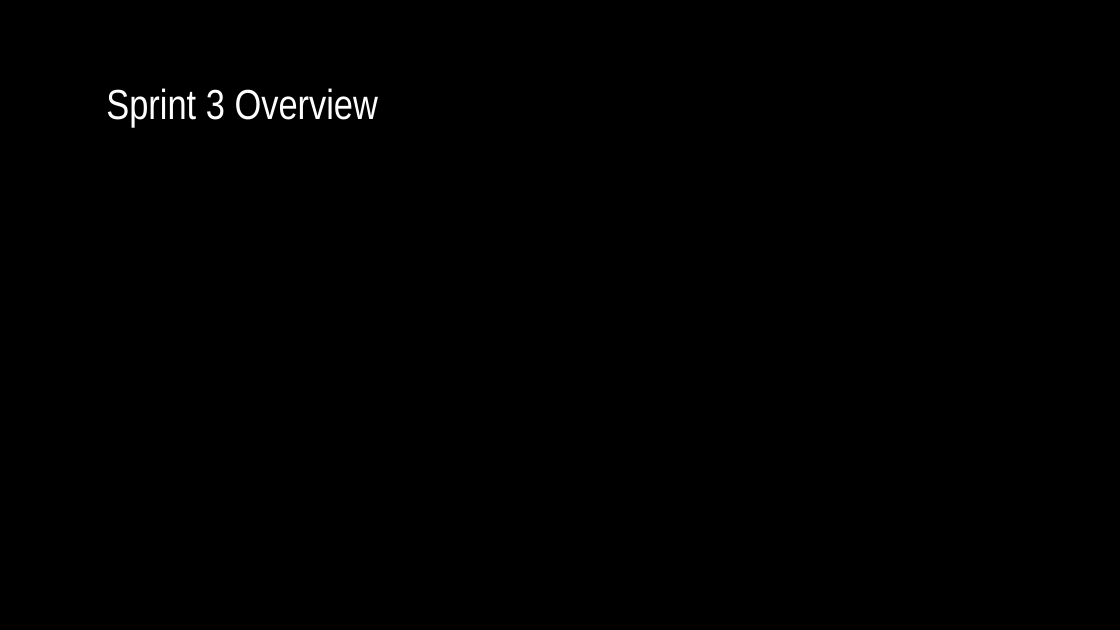
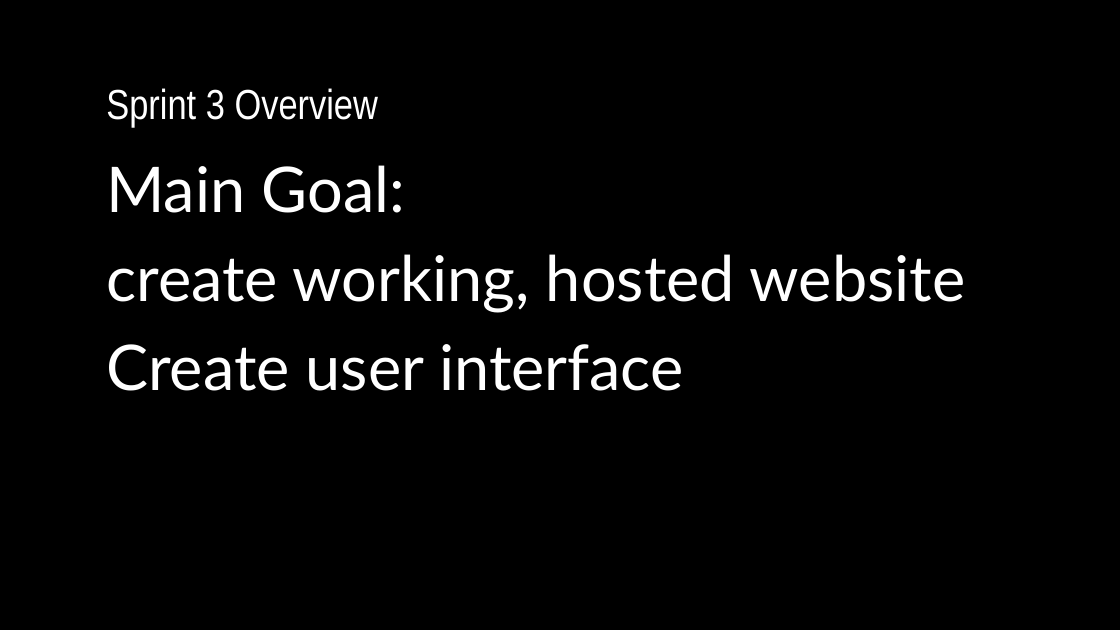
Before and after one commit to hattas/ncaa-bracket-predictor, a slide deck: slide 2 of documentation/sprint 3/Sprint 3 powerpoint.pptx. Drawn at 1120x630 pixels with LibreOffice and Linux fonts; fonts in the diff are those of the drawing; background and template pictures are left out. Boxes give left, top, right and bottom in pixels: in the first picture for what was removed or moved away, otherwise in the second. Text is boxed around its words. In the diff, an @@ line names an element or a change of style, - is before the commit and + after.

```diff
--- a/documentation/sprint 3/Sprint 3 powerpoint.pptx
+++ b/documentation/sprint 3/Sprint 3 powerpoint.pptx
@@ text added at (x1=106, y1=165, x2=966, y2=391), 54 pt, text #FFFFFF @@
+Main Goal:
+create working, hosted website
+Create user interface
```
Also in this commit, not shown: 5 other slides changed, 1 slide removed, 2 other files.
